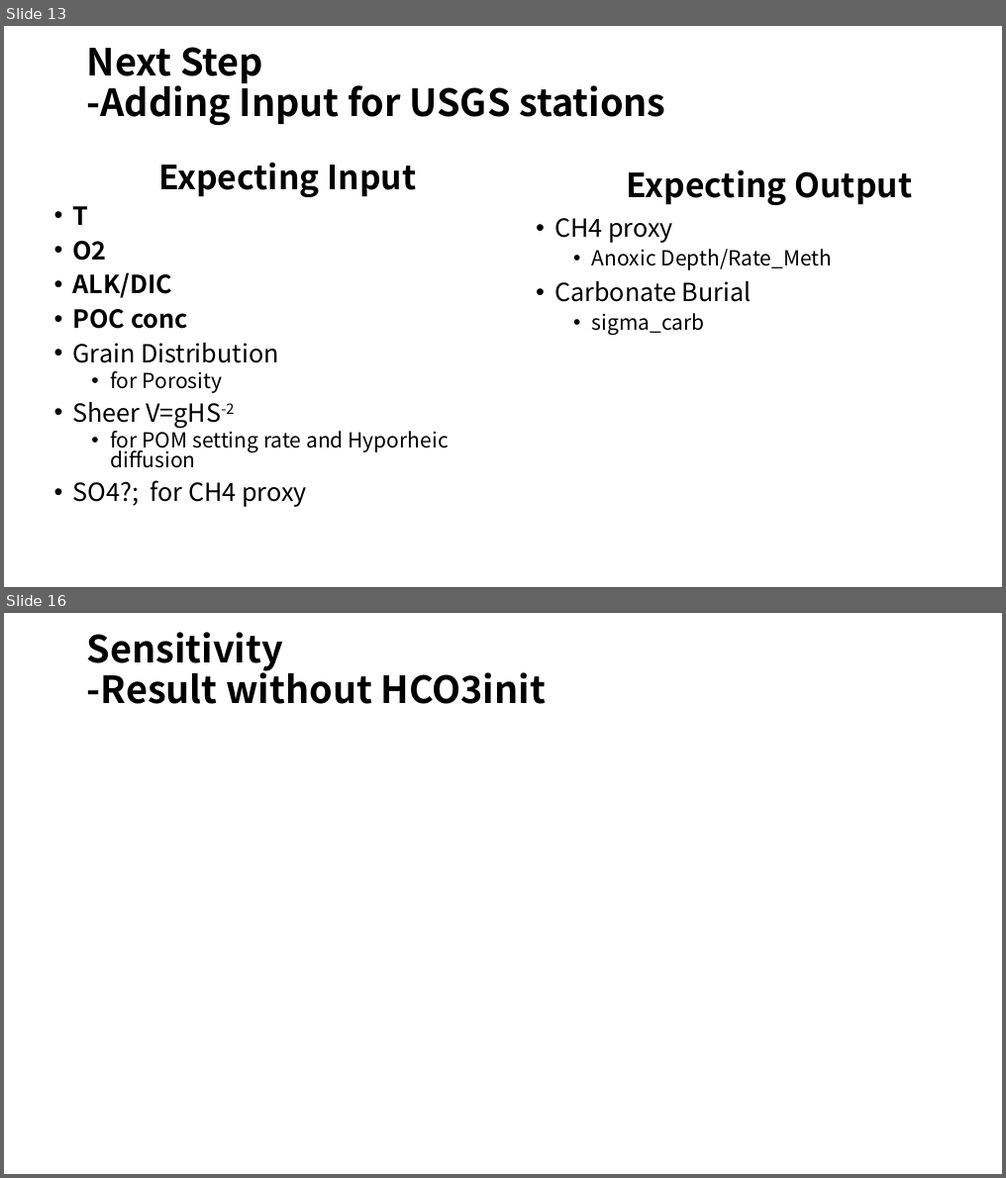
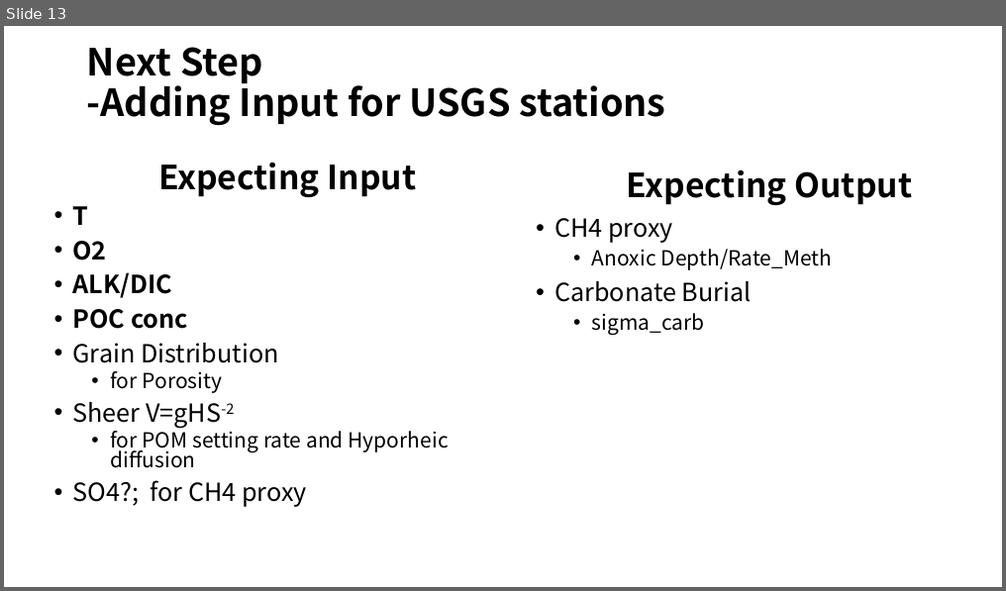
Before and after one commit to AlexLiuxy/1-D-River-Sediment-Model, a slide deck: River Sediment Modeling.pptx. Shown one above the other, each under a label of ours: slides 13 and 16 before the commit, slide 13 after it; the slides between them are not shown. The pictures are 1006x1178 and 1006x591 pixels, drawn with LibreOffice and Linux fonts; fonts in the diff are those of the drawing; background and template pictures are left out. Boxes give left, top, right and bottom in pixels: in the first picture for what was removed or moved away, otherwise in the second. Text is boxed around its words. In the diff, an @@ line names an element or a change of style, - is before the commit and + after.

```diff
--- a/River Sediment Modeling.pptx
+++ b/River Sediment Modeling.pptx
@@ slide 16 removed at [4,613,1002,1174], background picture (left out) @@
@@ title removed at [87,632,546,704] @@
-Sensitivity
--Result without HCO3init
```
Also in this commit, not shown: 3 other slides removed, 5 other files.
